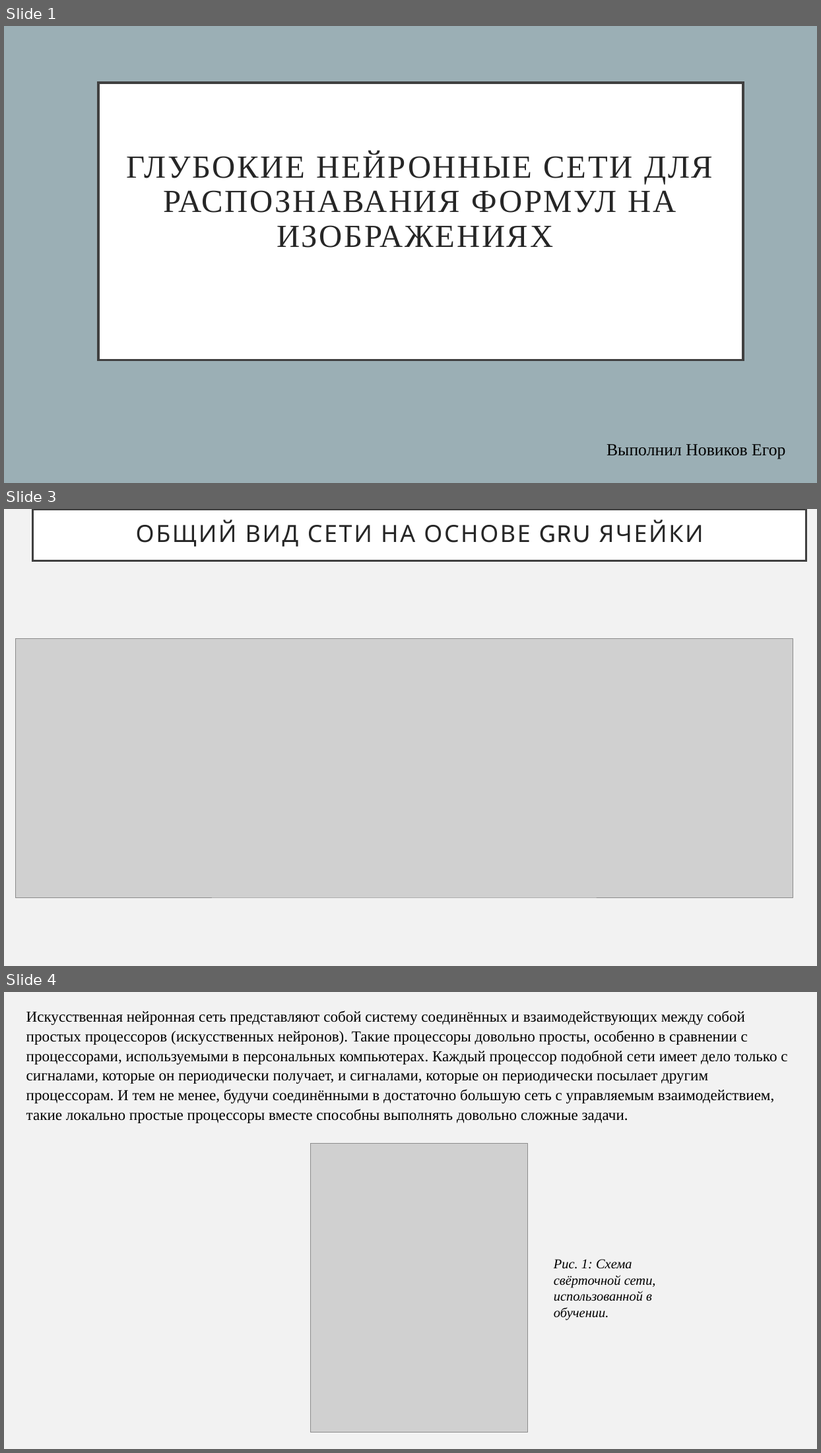
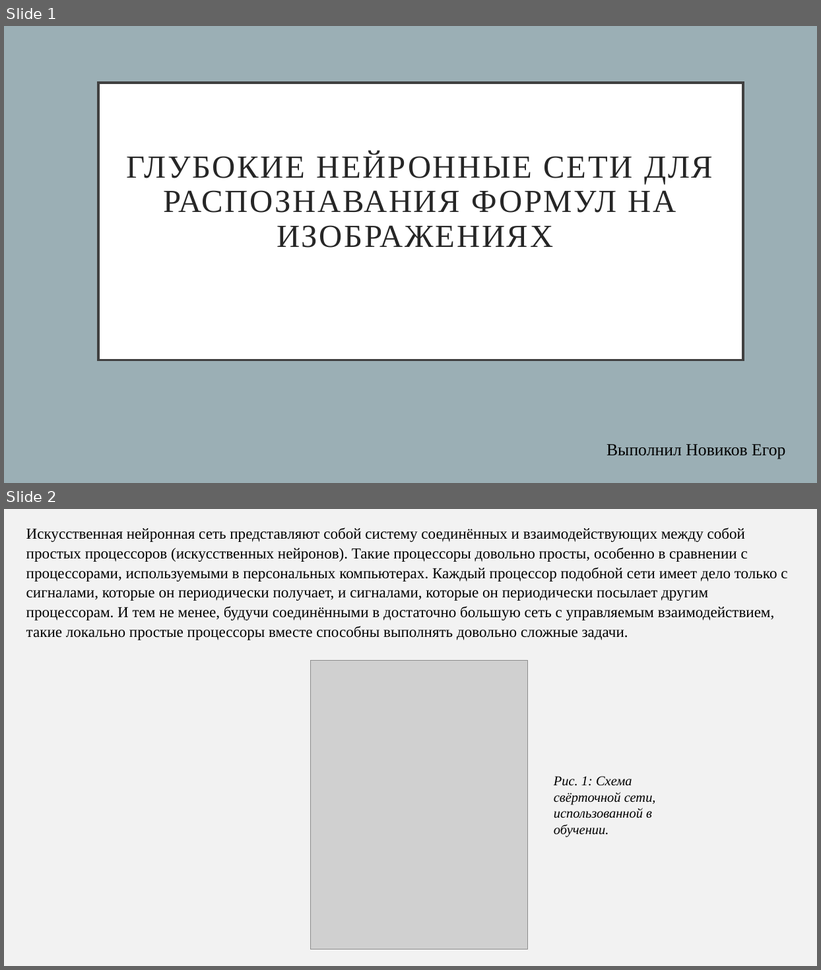
Before and after one commit to agoiga/rabota, a slide deck: Diplom.pptx. Shown one above the other, each under a label of ours: slides 1, 3 and 4 before the commit, slides 1 and 2 after it; the slides between them are not shown. The pictures are 821x1453 and 821x970 pixels, drawn with LibreOffice and Linux fonts; fonts in the diff are those of the drawing; grey boxes stand for pictures. Boxes give left, top, right and bottom in pixels: in the first picture for what was removed or moved away, otherwise in the second. Text is boxed around its words. In the diff, an @@ line names an element or a change of style, - is before the commit and + after.

```diff
--- a/Diplom.pptx
+++ b/Diplom.pptx
@@ slide 3 removed at (x1=4, y1=509, x2=817, y2=966), background #F2F2F2 @@
@@ title removed at (x1=32, y1=509, x2=807, y2=561) @@
-ОБЩИЙ ВИД СЕТИ НА ОСНОВЕ GRU ЯЧЕЙКИ
@@ picture removed at (x1=16, y1=639, x2=793, y2=898) @@
@@ what was slide 4 is now slide 2 @@
```
Also in this commit, not shown: 2 slides changed, 4 other slides removed.
